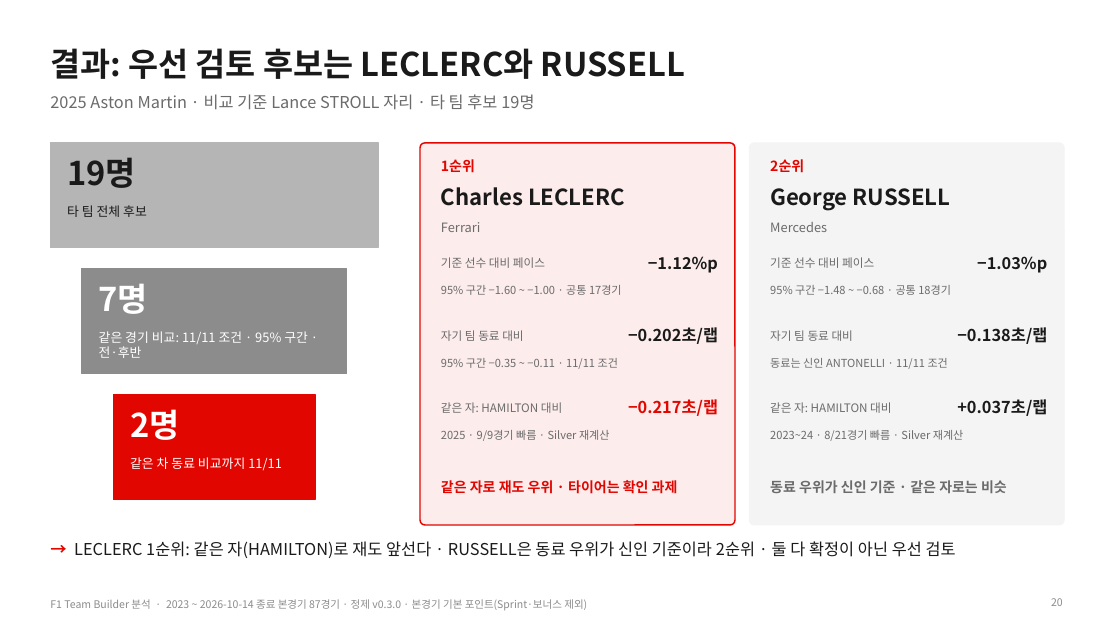
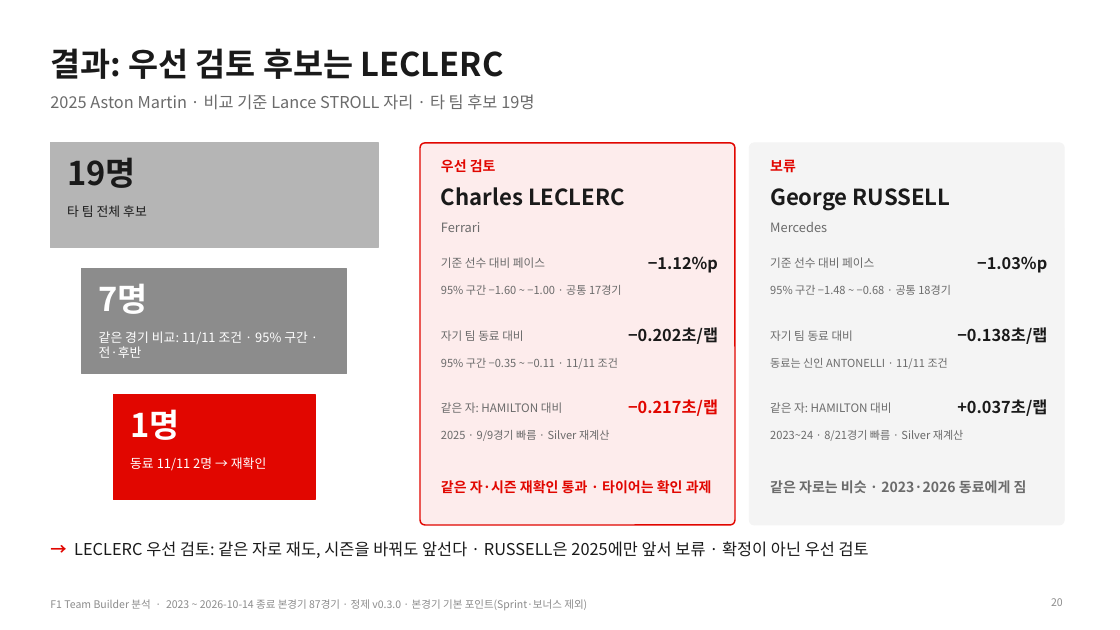
Before and after one commit to encore-ai-campus/mlo-02-p2-team1, a slide deck: slide 20 of docs/F1_TeamBuilder_발표자료.pptx. Drawn at 1120x630 pixels with LibreOffice and Linux fonts; fonts in the diff are those of the drawing. Boxes give left, top, right and bottom in pixels: in the first picture for what was removed or moved away, otherwise in the second. Text is boxed around its words. In the diff, an @@ line names an element or a change of style, - is before the commit and + after.

```diff
--- a/docs/F1_TeamBuilder_발표자료.pptx
+++ b/docs/F1_TeamBuilder_발표자료.pptx
@@ title at [50,48,504,79]: text changed @@
-결과: 우선 검토 후보는 LECLERC와 RUSSELL
+결과: 우선 검토 후보는 LECLERC
@@ text at [441,159,496,173]: text changed @@
-1순위
+우선 검토
@@ text at [770,159,796,173]: text changed @@
-2순위
+보류
@@ text at [130,409,179,440]: text changed @@
-2명
+1명
@@ text at [130,457,266,471]: text changed @@
-같은 차 동료 비교까지 11/11
+동료 11/11 2명 → 재확인
@@ text at [441,480,712,494]: text changed @@
-같은 자로 재도 우위 · 타이어는 확인 과제
+같은 자·시즌 재확인 통과 · 타이어는 확인 과제
@@ text at [770,480,1027,493]: text changed @@
-동료 우위가 신인 기준 · 같은 자로는 비슷
+같은 자로는 비슷 · 2023·2026 동료에게 짐
@@ text at [74,541,869,558]: text changed @@
-→ LECLERC 1순위: 같은 자(HAMILTON)로 재도 앞선다 · RUSSELL은 동료 우위가 신인 기준이라 2순위 · 둘 다 확정이 아닌 우선 검토
+→ LECLERC 우선 검토: 같은 자로 재도, 시즌을 바꿔도 앞선다 · RUSSELL은 2025에만 앞서 보류 · 확정이 아닌 우선 검토
```
Also in this commit, not shown: 9 other slides changed, 1 slide added, 8 other files.
